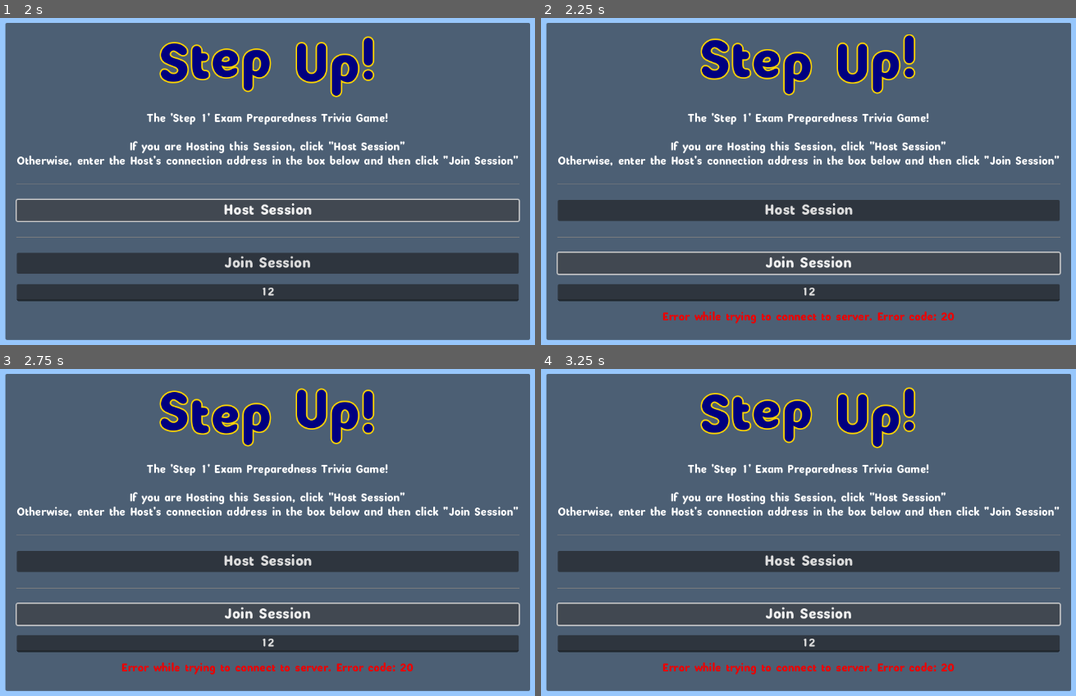
Above: before the commit, frames 1-4 (two rows, left to right).
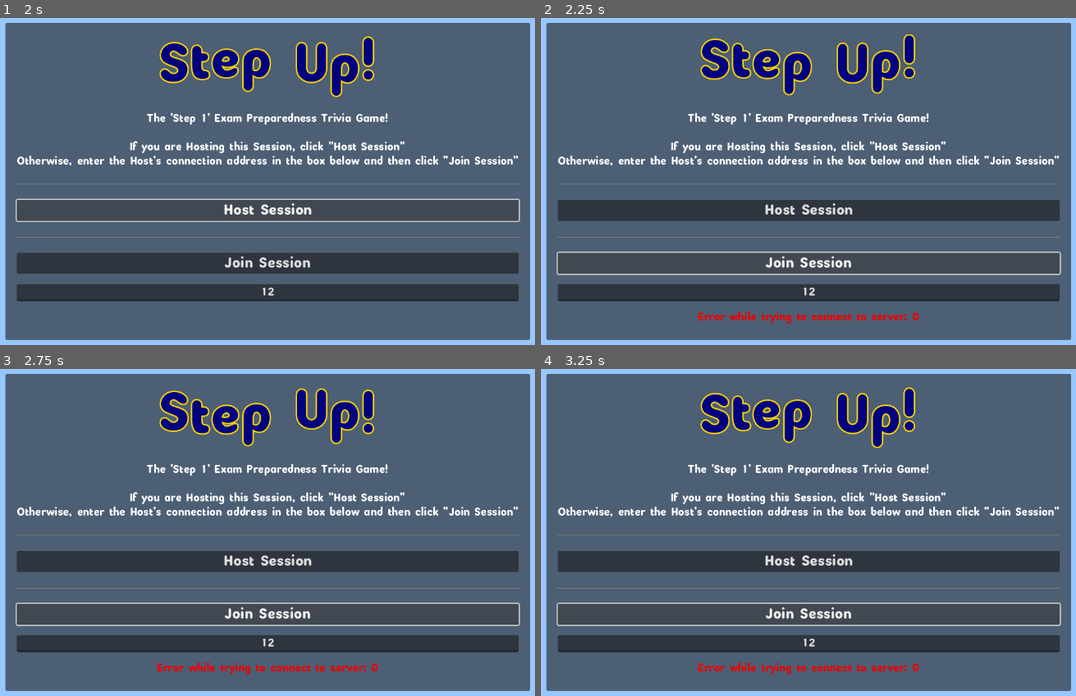
Above: after the commit, the same moments.

Repository: EmptyForge/StepUp
Game: Godot game, scene res://StepUp.tscn
Same seed, same stepped clock (60 frames per second), same inputs: the game is played once before the commit and once after it. The engine's default icon, where the game draws it, is replaced by a stand-in: a white triangle on a blue panel in a dark square.
Inputs (mouse positions are in pixels of both pictures, inside the frame that each line leads up to):
- Up to frame 1 (2 s): click (267, 292) at 0.52 s; type "12" at 0.6 s; click "Host Session" at 1.25 s
- Up to frame 2 (2.25 s): click "Join Session" at 2 s
- Up to frame 3 (2.75 s): no input
- Up to frame 4 (3.25 s): tap 0 at 2.85 s

Frame 1 is identical in both runs. In frame 2, 0.7% of the frame differs, in the area x 22-78%, y 89-94%; in frame 3, 0.7%; in frame 4, 0.7%.

Commit message:
Host can set new success rates for the question and then save the updated questions to a new .json file

Diff:
--- a/scenes/HostOptions.tscn
+++ b/scenes/HostOptions.tscn
@@ -85,7 +85,33 @@
 disabled = true
 text = "Prev Question"
 
+[node name="HSeparator3" type="HSeparator" parent="MarginContainer/VBoxContainer/Options"]
+layout_mode = 2
+
+[node name="SuccessFactor" type="LineEdit" parent="MarginContainer/VBoxContainer/Options"]
+layout_mode = 2
+theme_override_font_sizes/font_size = 12
+placeholder_text = "Question Success Rate"
+alignment = 1
+
+[node name="SetSuccessFactor" type="Button" parent="MarginContainer/VBoxContainer/Options"]
+layout_mode = 2
+theme_override_font_sizes/font_size = 12
+disabled = true
+text = "Set Question Success Rate"
+
+[node name="HSeparator4" type="HSeparator" parent="MarginContainer/VBoxContainer/Options"]
+layout_mode = 2
+
+[node name="SaveQuestions" type="Button" parent="MarginContainer/VBoxContainer/Options"]
+layout_mode = 2
+theme_override_font_sizes/font_size = 12
+disabled = true
+text = "Save Questions"
+
 [connection signal="pressed" from="MarginContainer/VBoxContainer/Options/ReadQuestionFileButton" to="." method="_on_read_question_file_button_pressed"]
 [connection signal="pressed" from="MarginContainer/VBoxContainer/Options/RevealAnswerButton" to="." method="_on_reveal_answer_button_pressed"]
 [connection signal="pressed" from="MarginContainer/VBoxContainer/Options/NextQuestionButton" to="." method="_on_next_question_button_pressed"]
 [connection signal="pressed" from="MarginContainer/VBoxContainer/Options/PrevQuestionButton" to="." method="_on_prev_question_button_pressed"]
+[connection signal="pressed" from="MarginContainer/VBoxContainer/Options/SetSuccessFactor" to="." method="_on_set_success_factor_pressed"]
+[connection signal="pressed" from="MarginContainer/VBoxContainer/Options/SaveQuestions" to="." method="_on_save_questions_pressed"]
--- a/scenes/PlayerPanel.tscn
+++ b/scenes/PlayerPanel.tscn
@@ -67,7 +67,6 @@
 shortcut_keys_enabled = false
 drag_and_drop_selection_enabled = false
 middle_mouse_paste_enabled = false
-wrap_mode = 1
 
 [node name="SubmitButton" type="Button" parent="MarginContainer/PlayerInputs"]
 custom_minimum_size = Vector2(0, 25)
--- a/scripts/HostOptions.gd
+++ b/scripts/HostOptions.gd
@@ -7,6 +7,11 @@
 @onready var show_hide_question_button : Button = $MarginContainer/VBoxContainer/Options/RevealAnswerButton
 @onready var next_question_button : Button = $MarginContainer/VBoxContainer/Options/NextQuestionButton
 @onready var prev_question_button : Button = $MarginContainer/VBoxContainer/Options/PrevQuestionButton
+@onready var success_rate_line_edit : LineEdit = $MarginContainer/VBoxContainer/Options/SuccessFactor
+@onready var set_success_button : Button = $MarginContainer/VBoxContainer/Options/SetSuccessFactor
+@onready var save_questions_button : Button = $MarginContainer/VBoxContainer/Options/SaveQuestions
+
+var question_file
 
 func _ready():
 	read_question_file_button.disabled = true
@@ -18,10 +23,13 @@
 	show_hide_question_button.disabled = false
 	next_question_button.disabled = false
 	prev_question_button.disabled = false
+	set_success_button.disabled = false
+	save_questions_button.disabled = false
 
 func _on_read_question_file_button_pressed():
 	var err = step_up.parse_question_file(question_file_line_edit.text)
 	if err == OK:
+		question_file = question_file_line_edit.text
 		question_file_line_edit.text = "Questions Ready!"
 	else:
 		question_file_line_edit.text = err
@@ -37,3 +45,11 @@
 
 func _on_prev_question_button_pressed():
 	step_up.show_prev_question()
+
+
+func _on_set_success_factor_pressed():
+	var new_factor = step_up.question_db.update_question_success(float(success_rate_line_edit.text))
+	success_rate_line_edit.text = "New Rate: " + str(new_factor)
+
+func _on_save_questions_pressed():
+	step_up.save_game(question_file)
--- a/scripts/QuestionDB.gd
+++ b/scripts/QuestionDB.gd
@@ -47,3 +47,15 @@
 		return prev_question
 	else:
 		return null
+
+func update_question_success(new_rate : float):
+	var avgd_rate = (questions[index].success + new_rate) / 2.0
+	questions[index].success = avgd_rate
+	return avgd_rate
+
+func save_questions(question_file_path : String):
+	var new_db = {"questions": questions}
+	var new_db_json = JSON.stringify(new_db)
+	var new_file_path = question_file_path.replace(".json", "_new.json")
+	var new_file = FileAccess.open(new_file_path, FileAccess.WRITE)
+	new_file.store_string(new_db_json)
--- a/scripts/StepUp.gd
+++ b/scripts/StepUp.gd
@@ -26,8 +26,8 @@
 	score_data = {}
 
 func _on_host_button_pressed():
-	var rc = enet_peer.create_server(PORT)
-	if rc == OK:
+	enet_peer.create_server(PORT)
+	if enet_peer.get_connection_status() == MultiplayerPeer.CONNECTION_CONNECTED:
 		multiplayer.multiplayer_peer = enet_peer
 		multiplayer.peer_connected.connect(add_player)  # Connect "peer_connected" signal to add_player()
 		host_options.activate_buttons()
@@ -36,13 +36,14 @@
 		add_host(multiplayer.get_unique_id())
 
 func _on_join_button_pressed():
-	var rc = enet_peer.create_client("localhost", PORT) # rc contains the return code for this peer
-	if rc == OK:
+	enet_peer.create_client(connection_address_line_edit.text, PORT)
+	if enet_peer.get_connection_status() == MultiplayerPeer.CONNECTION_DISCONNECTED:
+		enet_peer.close()
+		connection_status_label.text = "Error while trying to connect to server: " + str(enet_peer.get_connection_status())
+	else:
 		multiplayer.multiplayer_peer = enet_peer
 		main_menu.hide()
 		game_client.show()
-	else:
-		connection_status_label.text = "Error while trying to connect to server. Error code: " + str(rc)
 
 func add_host(peer_id:int):
 	host_options.read_question_file_button.disabled = false
@@ -90,3 +91,6 @@
 func unlock_submit_buttons():
 	for player in player_container.get_children():
 		player.unlock_submit_button.rpc()
+
+func save_game(question_file_path : String):
+	question_db.save_questions(question_file_path)
Not shown, added: Questions Ready!_new
